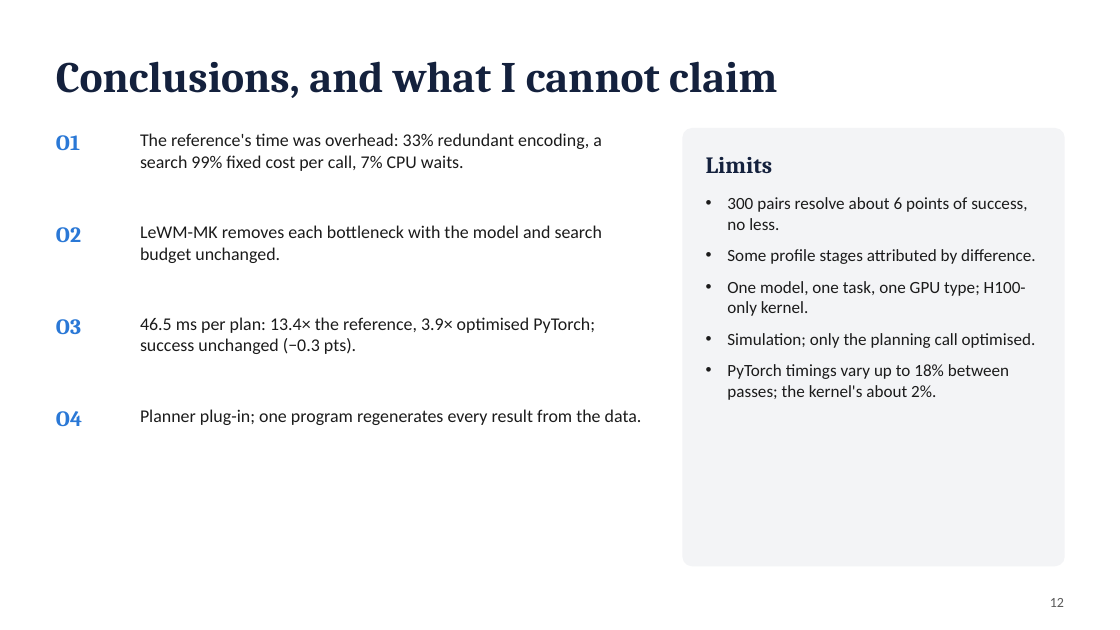
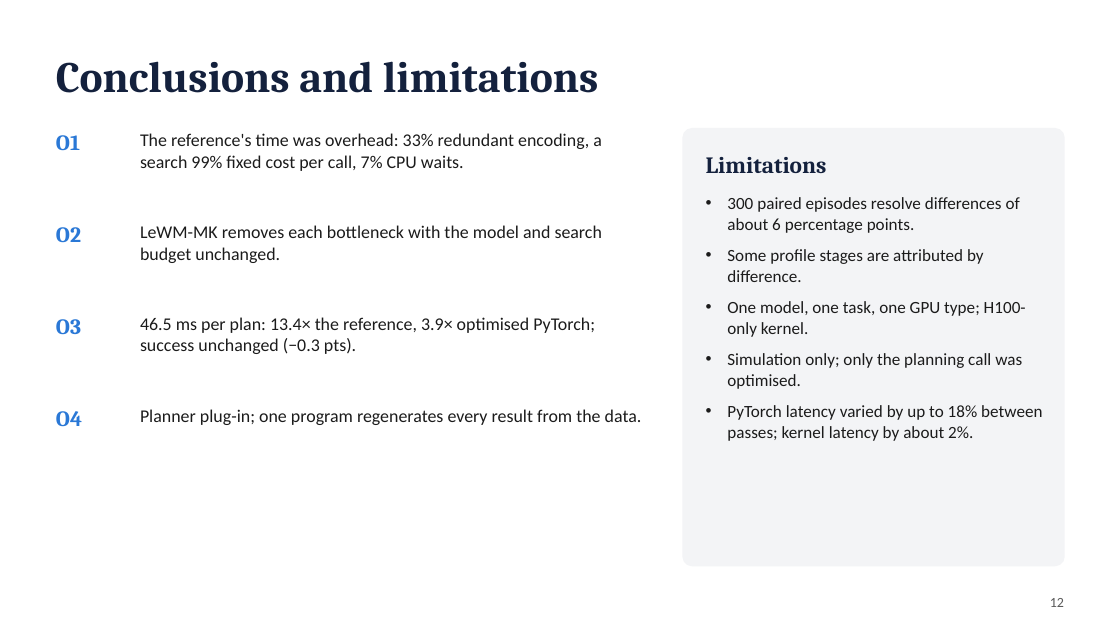
Before and after one commit to antoinenguyen27/lewm-flash, a slide deck: slide 12 of docs/paper/presentation.pptx. Drawn at 1120x630 pixels with LibreOffice and Linux fonts; fonts in the diff are those of the drawing. Boxes give left, top, right and bottom in pixels: in the first picture for what was removed or moved away, otherwise in the second. Text is boxed around its words. In the diff, an @@ line names an element or a change of style, - is before the commit and + after.

```diff
--- a/docs/paper/presentation.pptx
+++ b/docs/paper/presentation.pptx
@@ text at (56,61,599,93): text changed @@
-Conclusions, and what I cannot claim
+Conclusions and limitations
@@ text at (706,157,827,173): text changed @@
-Limits
+Limitations
@@ text at (727,197,1020,282): text changed @@
-• 300 pairs resolve about 6 points of success, no less.
-• Some profile stages attributed by difference.
+• 300 paired episodes resolve differences of about 6 percentage points.
+• Some profile stages are attributed by difference.
@@ text at (727,353,1042,441): text changed @@
-• Simulation; only the planning call optimised.
-• PyTorch timings vary up to 18% between passes; the kernel's about 2%.
+• Simulation only; only the planning call was optimised.
+• PyTorch latency varied by up to 18% between passes; kernel latency by about 2%.
```
Also in this commit, not shown: 11 other slides changed, 2 other files.
